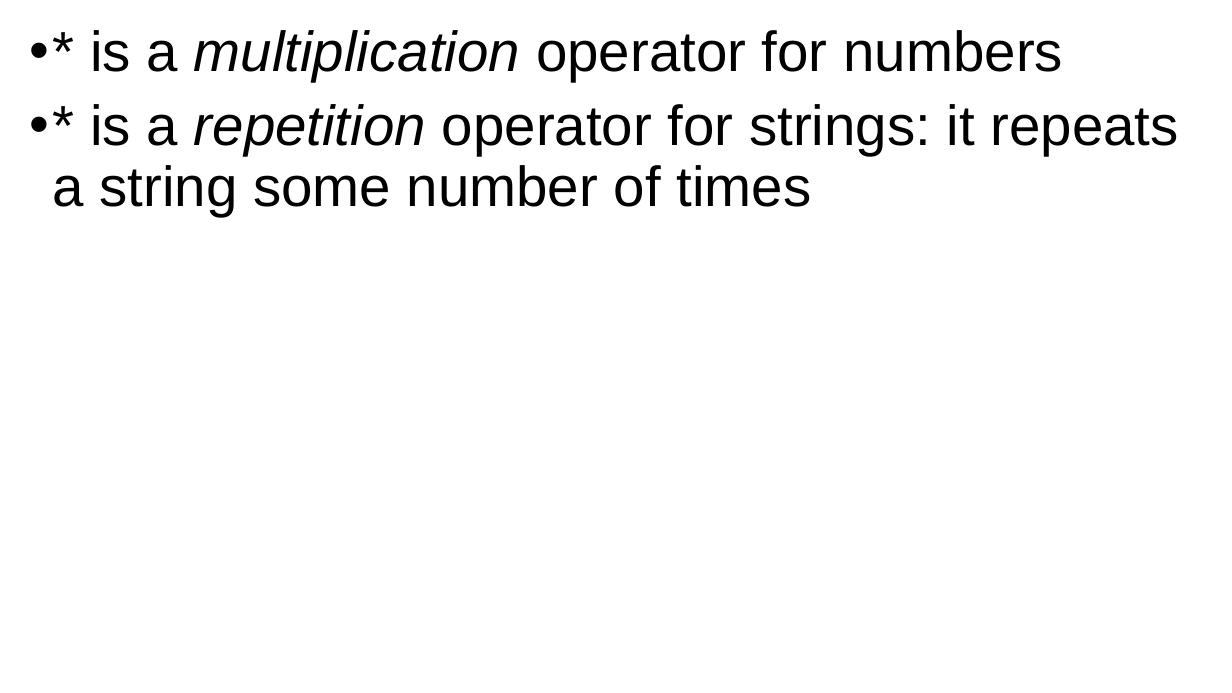
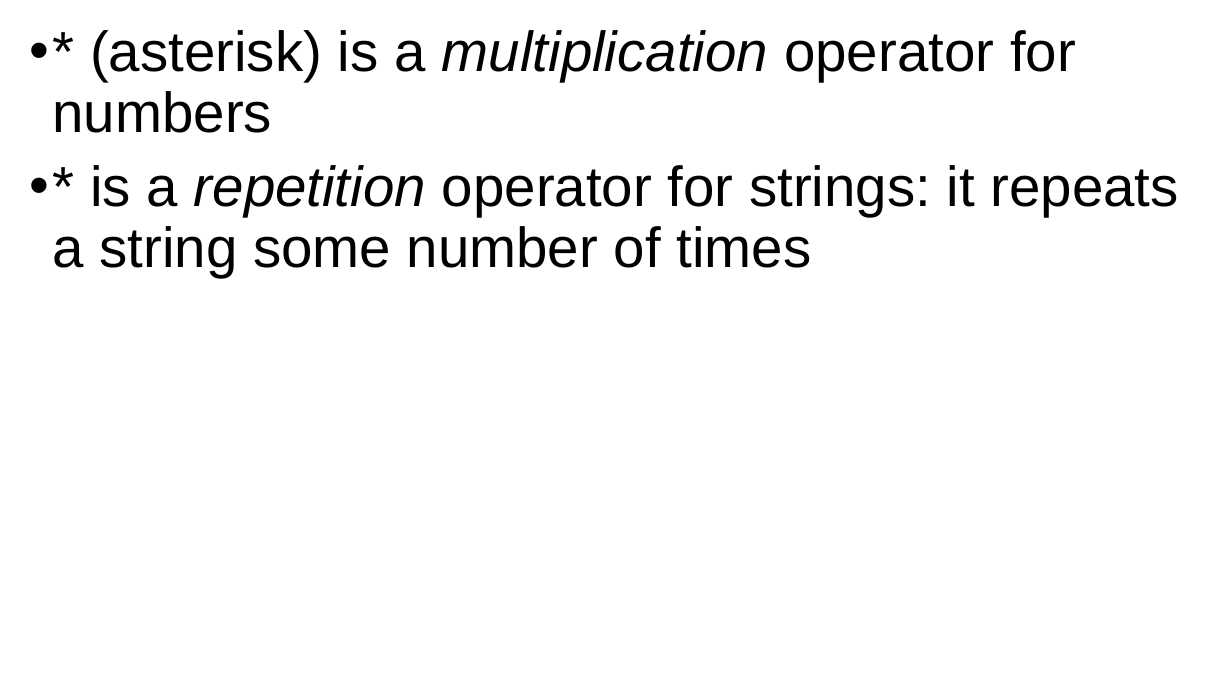
Before and after one commit to grimmelm/ctech404, a slide deck: slide 12 of ctech401/module_3/CTECH401 Module 3 - Strings.pptx (slide 11 before the commit). Drawn at 1232x693 pixels with LibreOffice and Linux fonts; fonts in the diff are those of the drawing. Boxes give left, top, right and bottom in pixels: in the first picture for what was removed or moved away, otherwise in the second. Text is boxed around its words. In the diff, an @@ line names an element or a change of style, - is before the commit and + after.

```diff
--- a/ctech401/module_3/CTECH401 Module 3 - Strings.pptx
+++ b/ctech401/module_3/CTECH401 Module 3 - Strings.pptx
@@ text at <box>52,30,1076,133</box>: text changed @@
-• * is a multiplication operator for numbers
+• * (asterisk) is a multiplication operator for numbers
```
Also in this commit, not shown: 6 other slides changed, 2 slides added, 1 other file.
